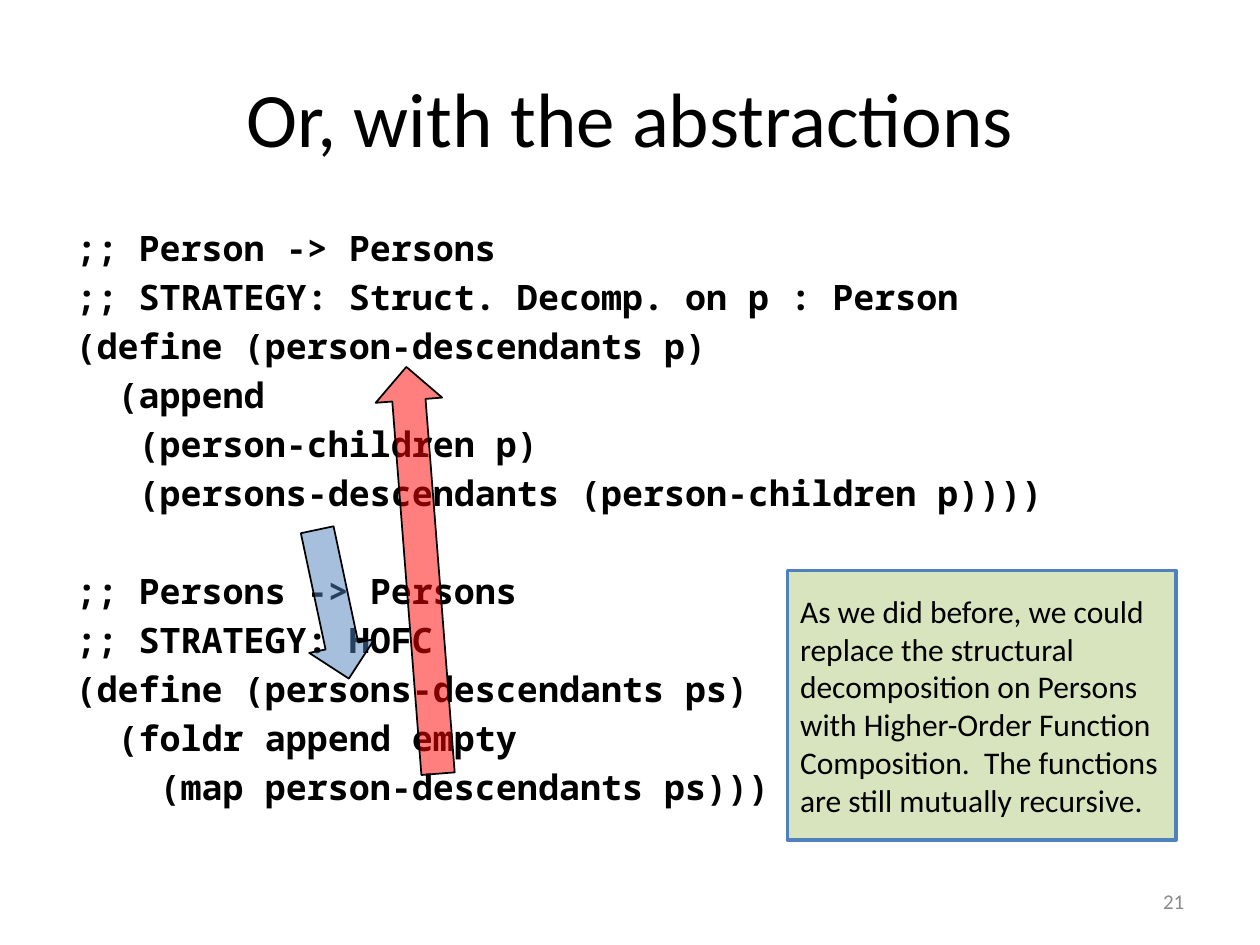
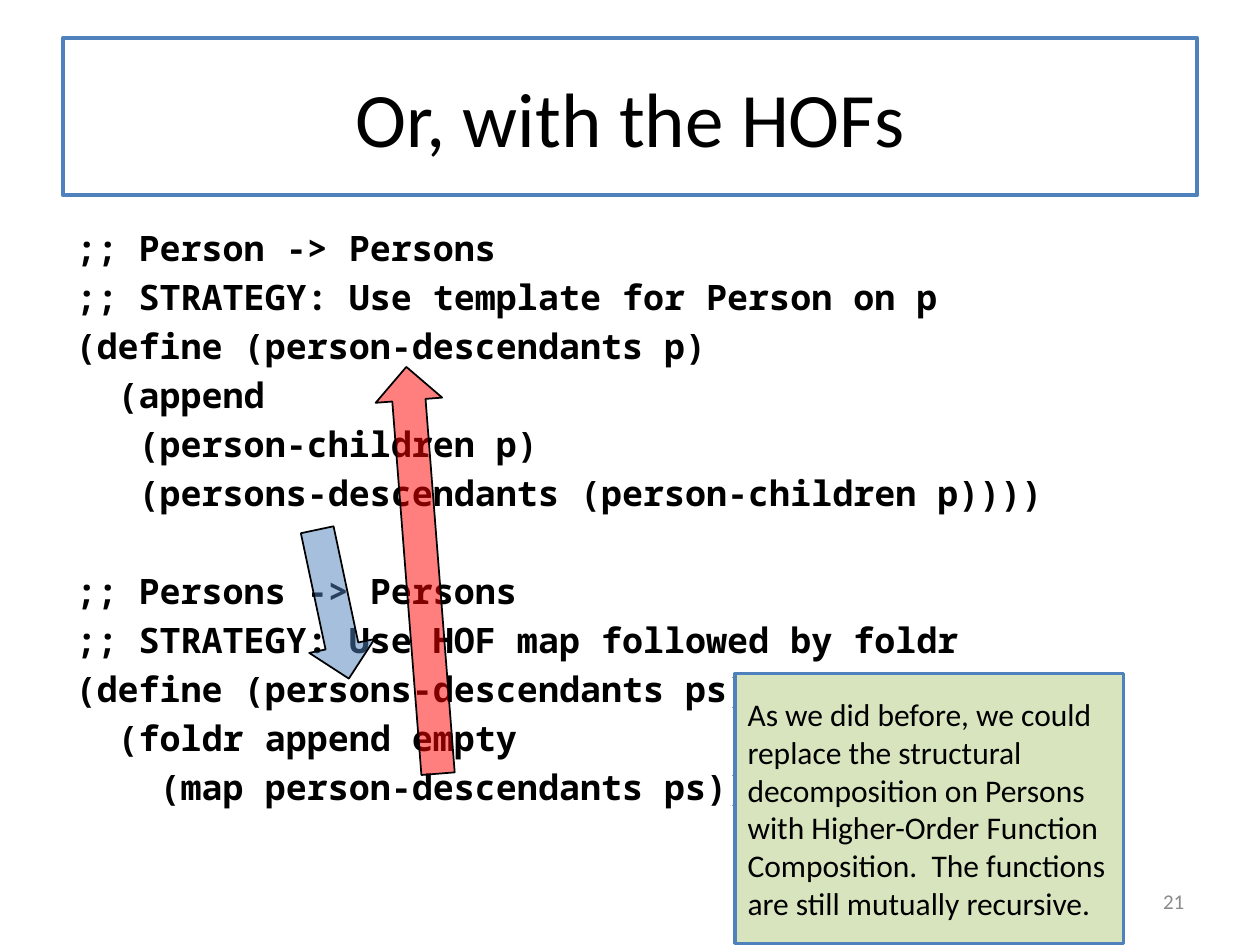
Before and after one commit to mwand/cs5010f16, a slide deck: slide 21 of Slides/Lesson 6.6 Multi-Way Trees.pptx. Drawn at 1260x945 pixels with LibreOffice and Linux fonts; fonts in the diff are those of the drawing. Boxes give left, top, right and bottom in pixels: in the first picture for what was removed or moved away, otherwise in the second. Text is boxed around its words. In the diff, an @@ line names an element or a change of style, - is before the commit and + after.

```diff
--- a/Slides/Lesson 6.6 Multi-Way Trees.pptx
+++ b/Slides/Lesson 6.6 Multi-Way Trees.pptx
@@ title "Or, with the HOFs": place and size @@
-title "Or, with the HOFs" at (246,93,1013,157)
+title "Or, with the HOFs" at (63,38,1197,195)
@@ title "Or, with the HOFs" at (63,38,1197,195): fill none to #FFFFFF; outline none to #4F81BD 2.25 pt @@
@@ title at (355,93,904,157): text changed @@
-Or, with the abstractions
+Or, with the HOFs
@@ text at (139,283,937,319): text changed @@
-;; STRATEGY: Struct. Decomp. on p : Person
+;; STRATEGY: Use template for Person on p
@@ text at (139,620,958,663): text changed @@
-;; STRATEGY: HOFC
+;; STRATEGY: Use HOF map followed by foldr
@@ rectangle "As we did before, we ...": place and size @@
-rectangle "As we did before, we ..." at (788,571,1176,840)
+rectangle "As we did before, we ..." at (735,674,1123,944)
```
Also in this commit, not shown: 25 other slides changed, 6 other files.
